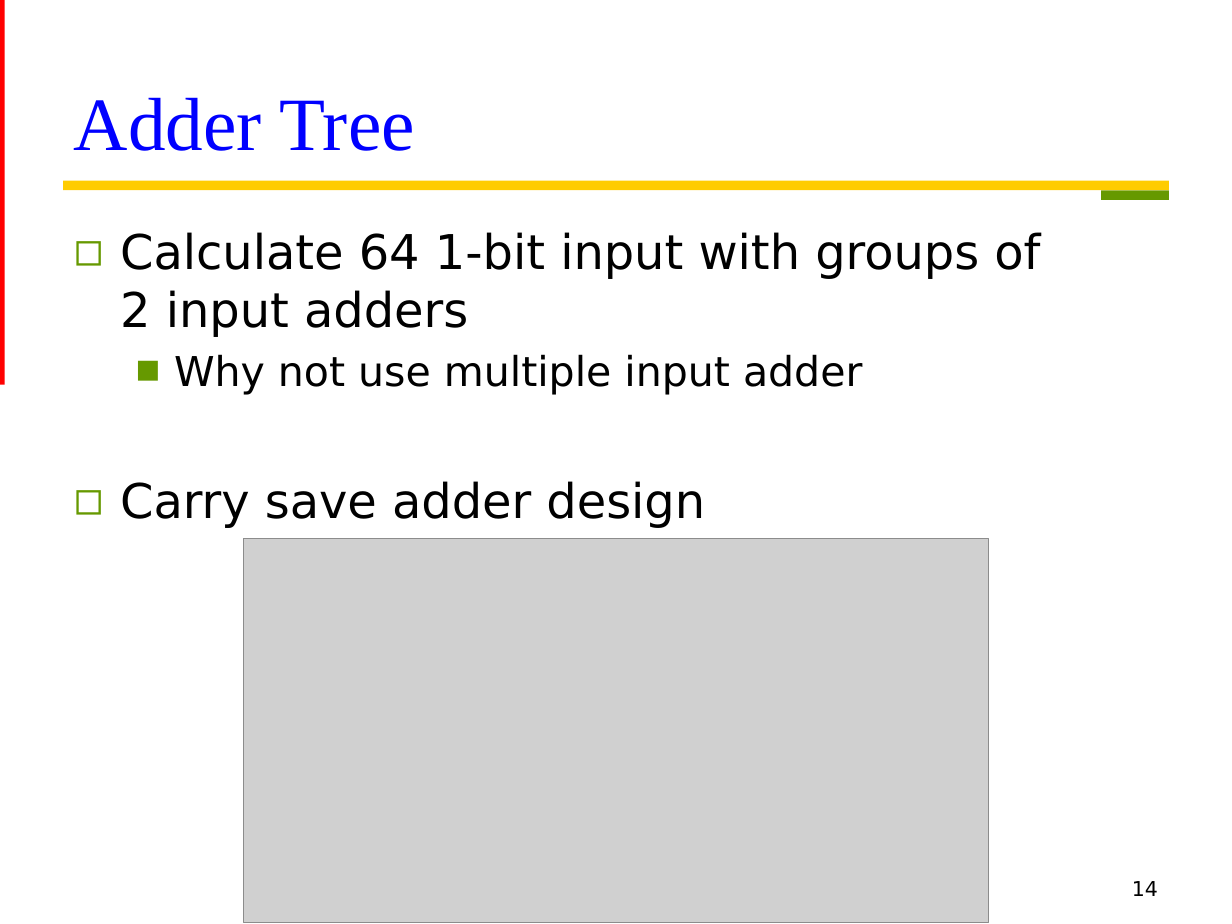
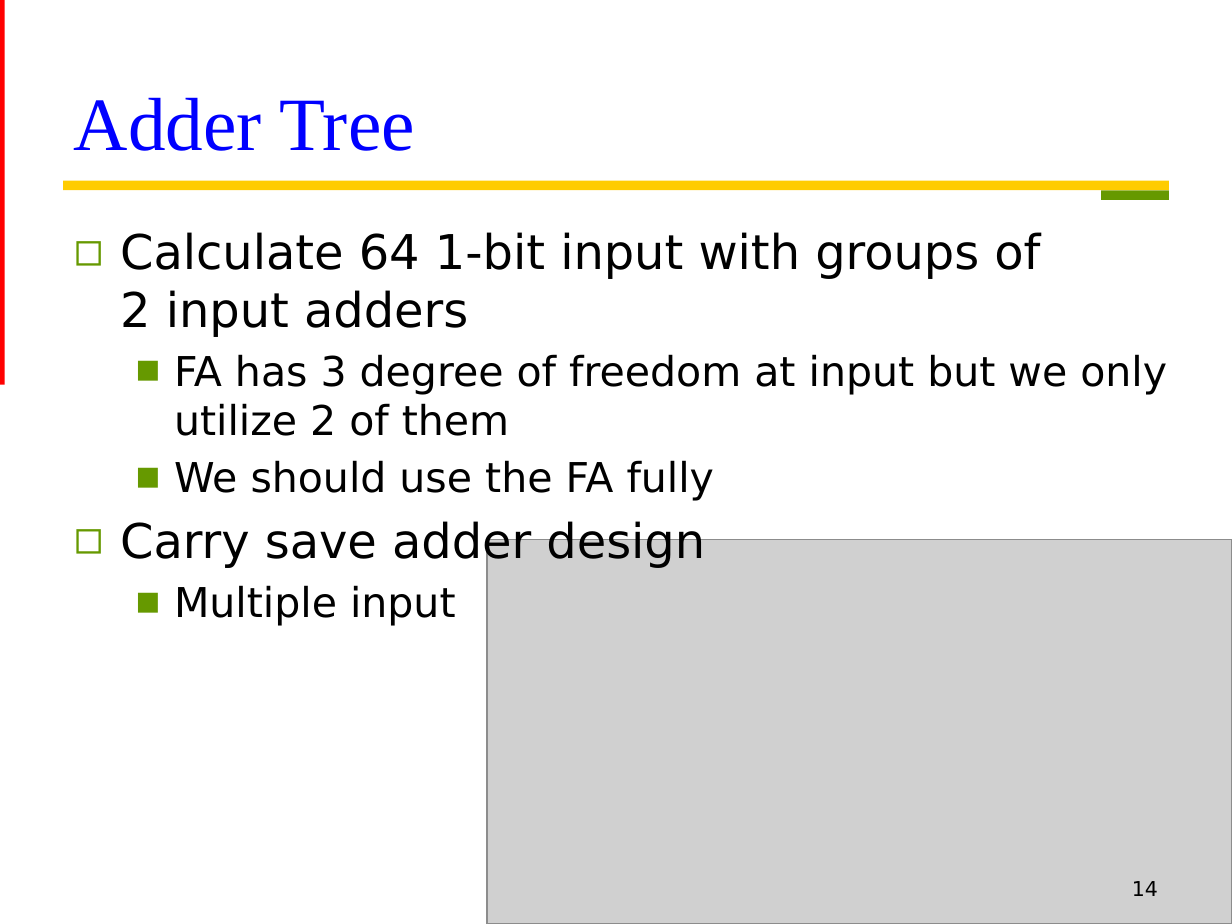
Before and after one commit to Oniontow/TTLiu_Project, a slide deck: slide 14 of tree/new_wood.pptx. Drawn at 1232x924 pixels with LibreOffice and Linux fonts; fonts in the diff are those of the drawing; grey boxes stand for pictures. Boxes give left, top, right and bottom in pixels: in the first picture for what was removed or moved away, otherwise in the second. Text is boxed around its words. In the diff, an @@ line names an element or a change of style, - is before the commit and + after.

```diff
--- a/tree/new_wood.pptx
+++ b/tree/new_wood.pptx
@@ text at bbox=[174, 354, 1167, 501]: text changed @@
-  ■ Why not use multiple input adder
+  ■ FA has 3 degree of freedom at input but we only utilize 2 of them
+  ■ We should use the FA fully
@@ picture: place and size @@
-picture at bbox=[244, 538, 989, 923]
+picture at bbox=[487, 540, 1232, 924]
@@ text at bbox=[174, 585, 456, 626]: paragraph added @@
+  ■ Multiple input
```
Also in this commit, not shown: 6 other slides changed, 5 slides added, 3 other files.
